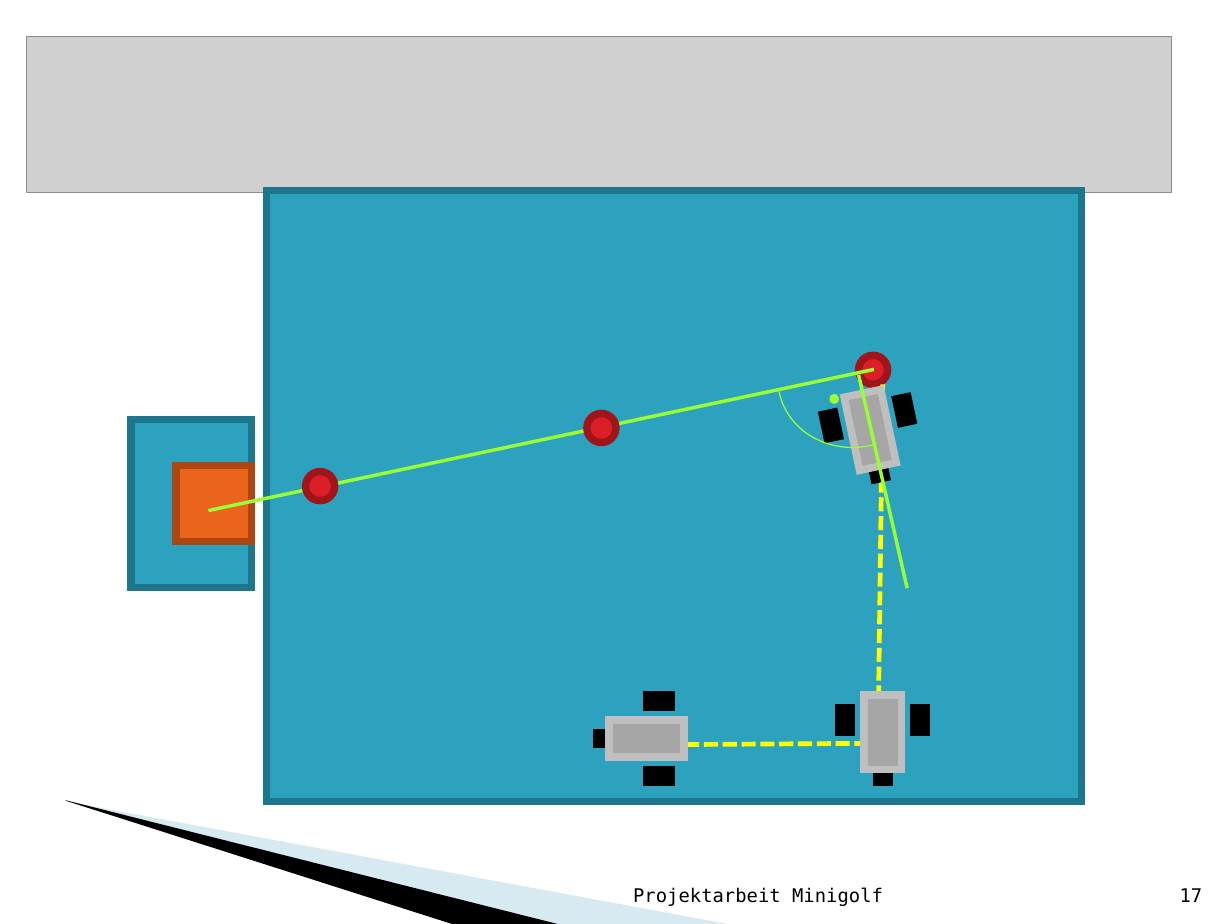
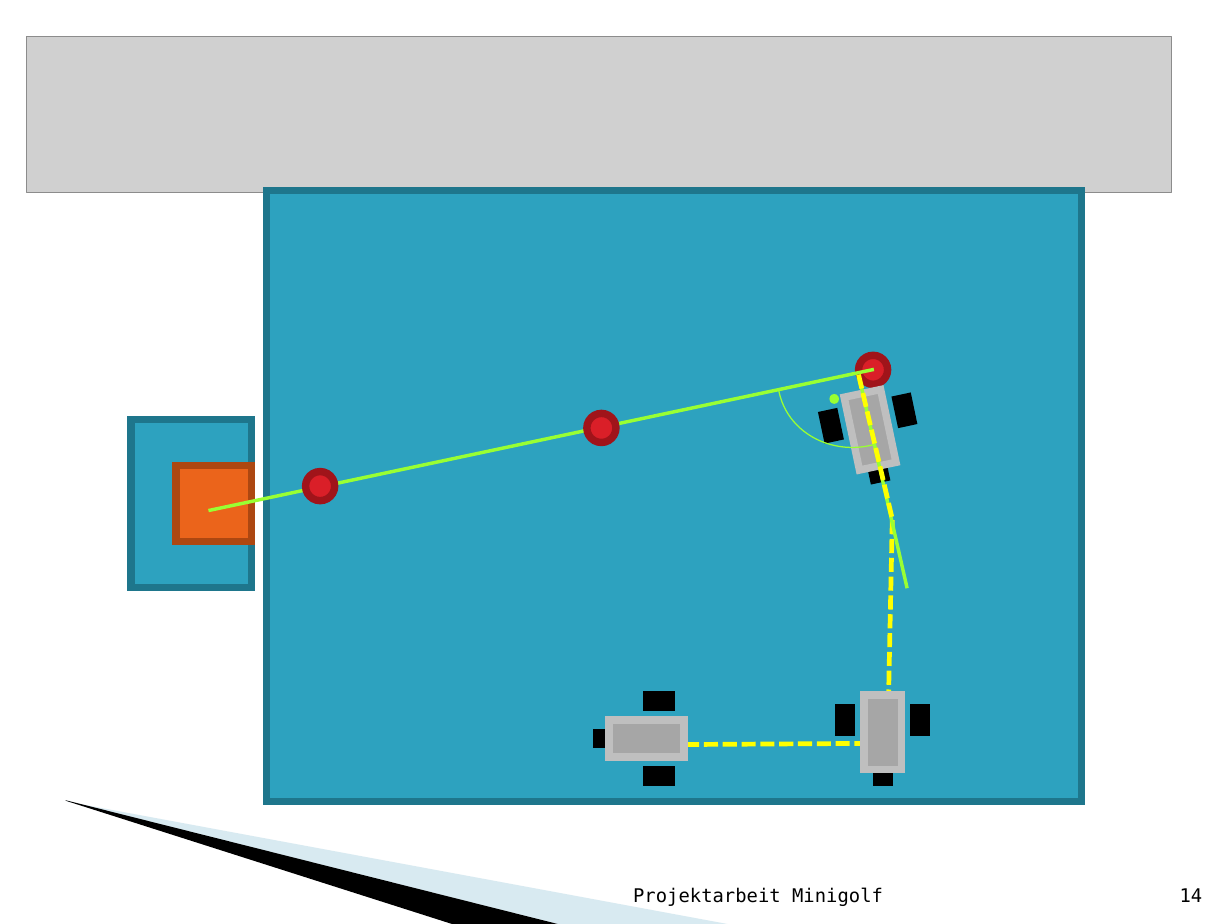
Before and after one commit to Rabbit2Clone/LegoMinigolfV1, a slide deck: slide 14 of Minigolf_mit_Lego_Mindstorms.ppt (slide 17 before the commit). Drawn at 1232x924 pixels with LibreOffice and Linux fonts; fonts in the diff are those of the drawing; grey boxes stand for pictures; background and template pictures are left out. Boxes give left, top, right and bottom in pixels: in the first picture for what was removed or moved away, otherwise in the second. Text is boxed around its words. In the diff, an @@ line names an element or a change of style, - is before the commit and + after.

```diff
--- a/Minigolf_mit_Lego_Mindstorms.ppt
+++ b/Minigolf_mit_Lego_Mindstorms.ppt
@@ line added from (859, 375) to (892, 520), #FFFF00 2.75 pt dashed @@
@@ line moved from (882, 384) - (878, 743) to (892, 520) - (887, 743) @@
@@ page number at (1180, 888, 1203, 902): text changed @@
-17
+14
```
Also in this commit, not shown: 9 other slides changed, 5 slides removed, 6 other files.
